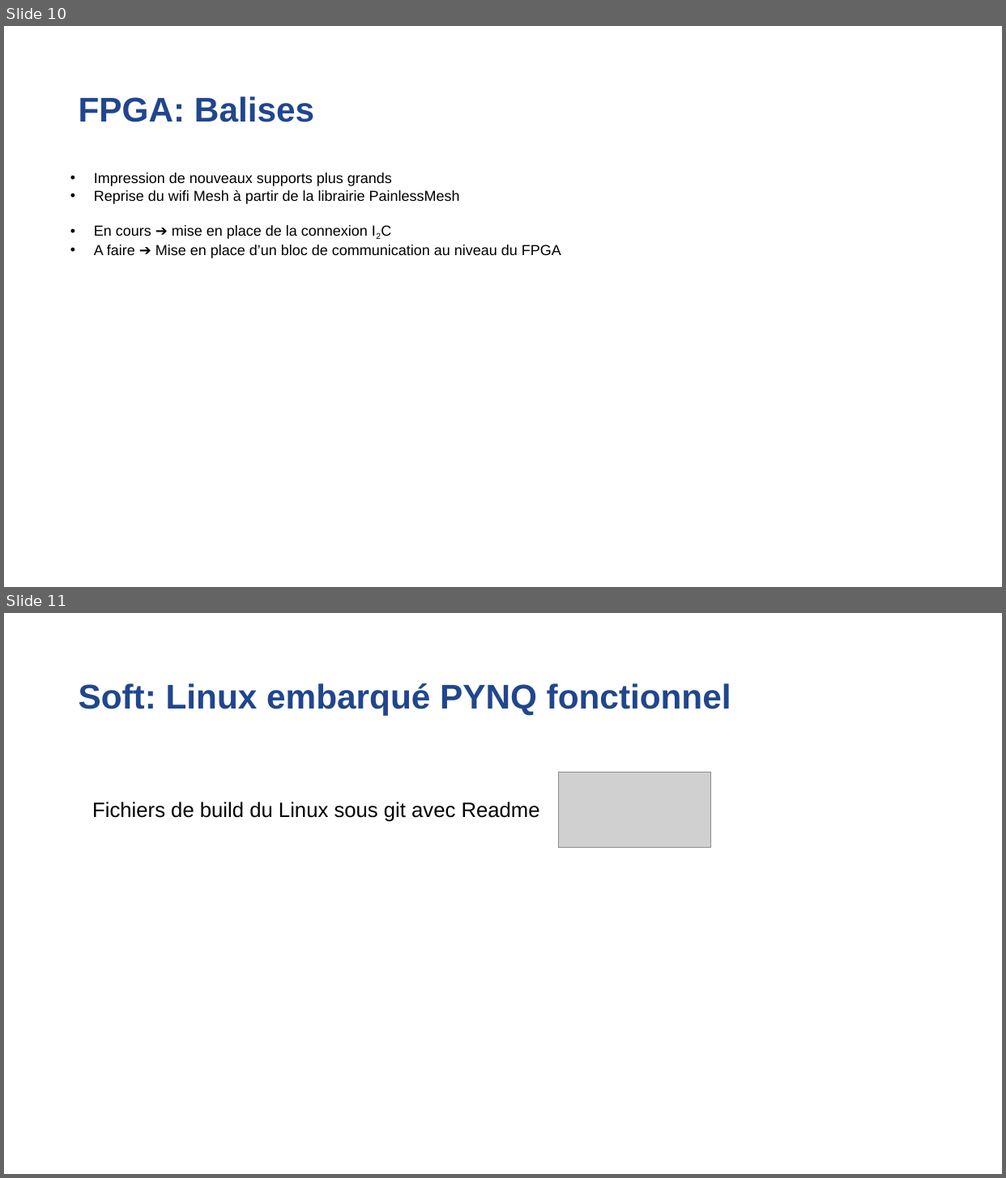
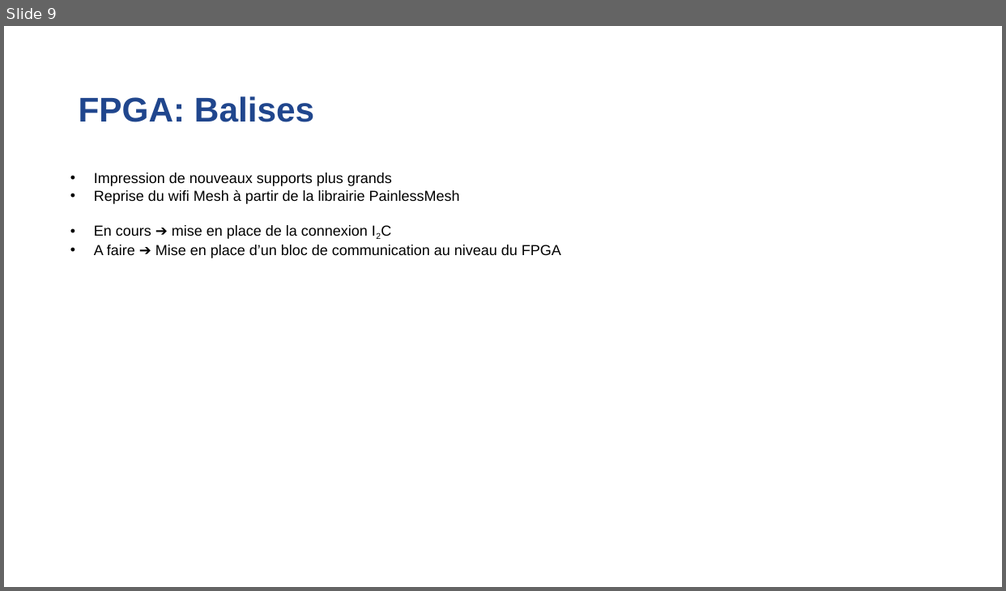
Before and after one commit to Laffargue-ElsysDesign/Robot_Surveillance_V3, a slide deck: GestionDeProjet/Reunions/Reunion_06_07_2022/Reunion_avancement_06_07_22.pptx. Shown one above the other, each under a label of ours: slides 10 and 11 before the commit, slide 9 after it. The pictures are 1006x1178 and 1006x591 pixels, drawn with LibreOffice and Linux fonts; fonts in the diff are those of the drawing; grey boxes stand for pictures; background and template pictures are left out. Boxes give left, top, right and bottom in pixels: in the first picture for what was removed or moved away, otherwise in the second. Text is boxed around its words. In the diff, an @@ line names an element or a change of style, - is before the commit and + after.

```diff
--- a/GestionDeProjet/Reunions/Reunion_06_07_2022/Reunion_avancement_06_07_22.pptx
+++ b/GestionDeProjet/Reunions/Reunion_06_07_2022/Reunion_avancement_06_07_22.pptx
@@ slide 11 removed at [4,613,1002,1174], background #FFFFFF @@
@@ title removed at [79,683,731,715] @@
-Soft: Linux embarqué PYNQ fonctionnel
@@ picture removed at [559,772,711,848] @@
@@ text removed at [92,802,540,822] @@
-Fichiers de build du Linux sous git avec Readme
@@ what was slide 10 is now slide 9 @@
```
Also in this commit, not shown: 1 slide added, 5 other slides removed.
